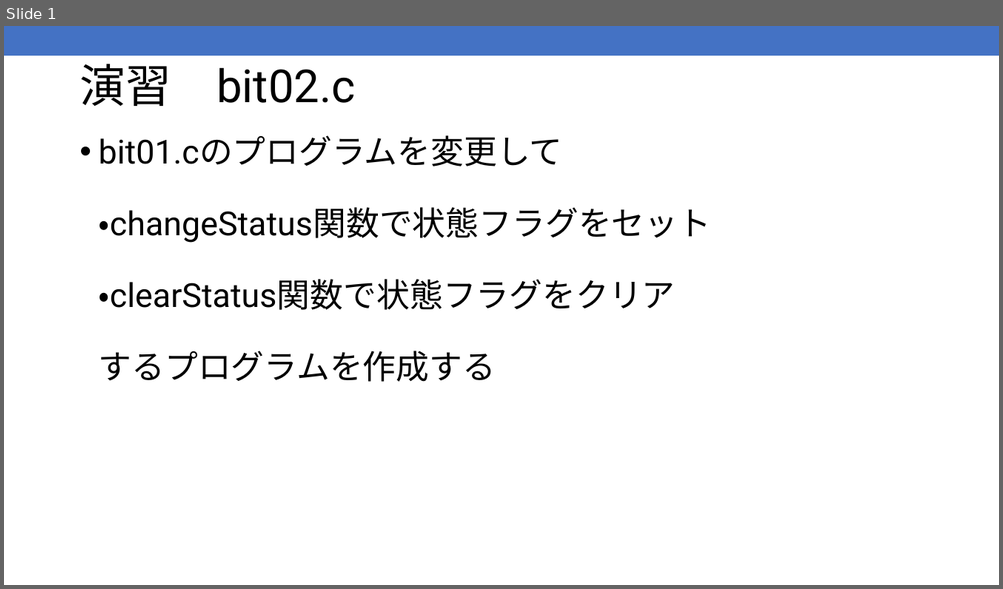
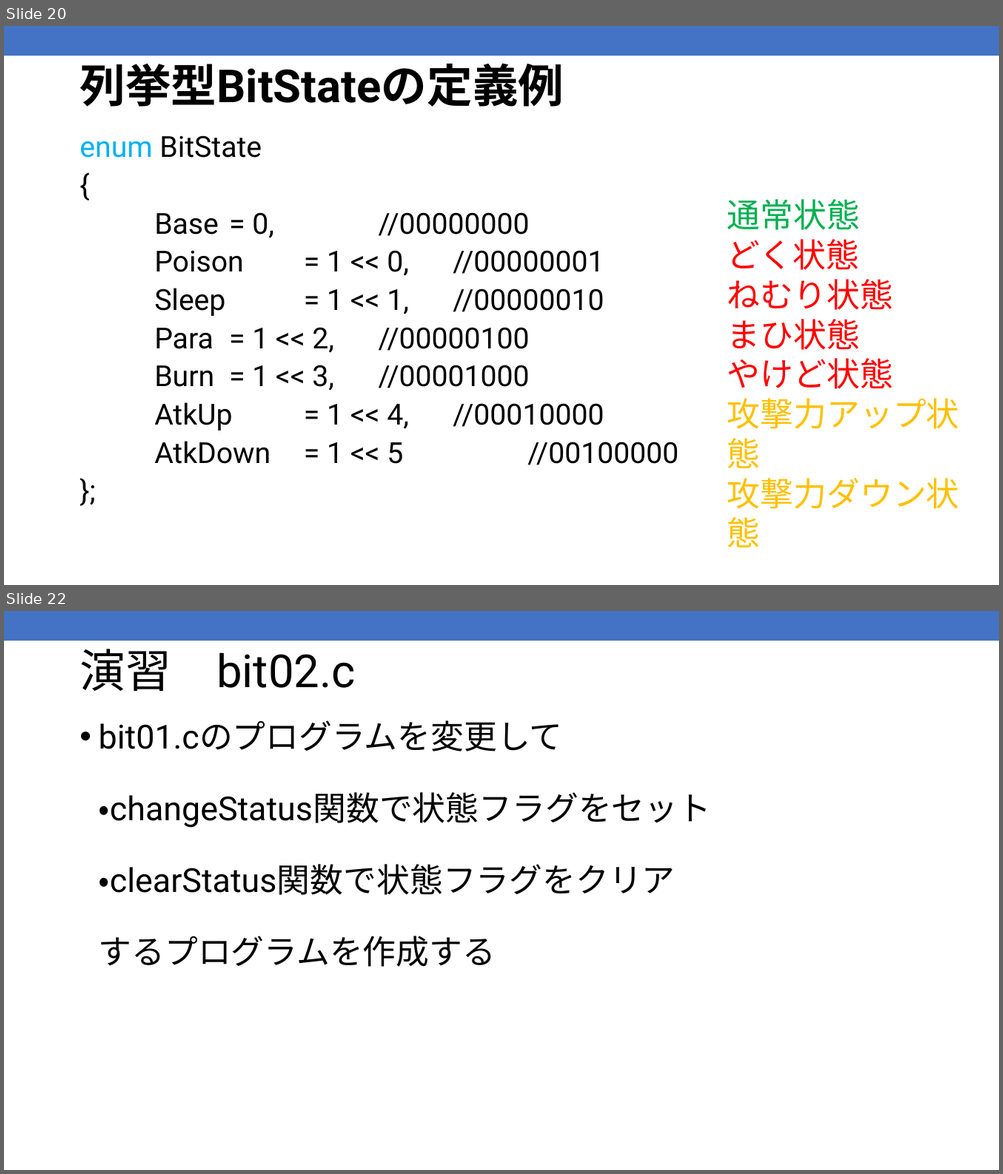
Before and after one commit to kic-murata/cpp2025, a slide deck: 授業資料/演習問題：ビット処理2025案.pptx. Shown one above the other, each under a label of ours: slide 1 before the commit, slides 20 and 22 after it; the slides between them are not shown. The pictures are 1003x589 and 1003x1174 pixels, drawn with LibreOffice and Linux fonts; fonts in the diff are those of the drawing. Boxes give left, top, right and bottom in pixels: in the first picture for what was removed or moved away, otherwise in the second. Text is boxed around its words. In the diff, an @@ line names an element or a change of style, - is before the commit and + after.

```diff
--- a/授業資料/演習問題：ビット処理2025案.pptx
+++ b/授業資料/演習問題：ビット処理2025案.pptx
@@ slide 20 added at box(4, 26, 999, 585), background #FFFFFF; not listed: 1 template element that a slide beside it also shows @@
@@ title added at box(79, 63, 563, 107), 44 pt, text #000000, bold @@
+列挙型BitStateの定義例
@@ text added at box(79, 136, 678, 466), 28 pt, text #000000 @@
+enum BitState
+{
+Base = 0, //00000000
+Poison = 1 << 0, //00000001
+Sleep = 1 << 1, //00000010
+Para = 1 << 2, //00000100
+Burn = 1 << 3, //00001000
+AtkUp = 1 << 4, //00010000
+AtkDown = 1 << 5 //00100000
+};
@@ text added at box(727, 199, 959, 548), 32 pt, text #FF0000 @@
+通常状態
+どく状態
+ねむり状態
+まひ状態
+やけど状態
+攻撃力アップ状態
+攻撃力ダウン状態
@@ what was slide 1 is now slide 22 @@
```
Also in this commit, not shown: 1 slide changed, 20 other slides added, 2 other files.
